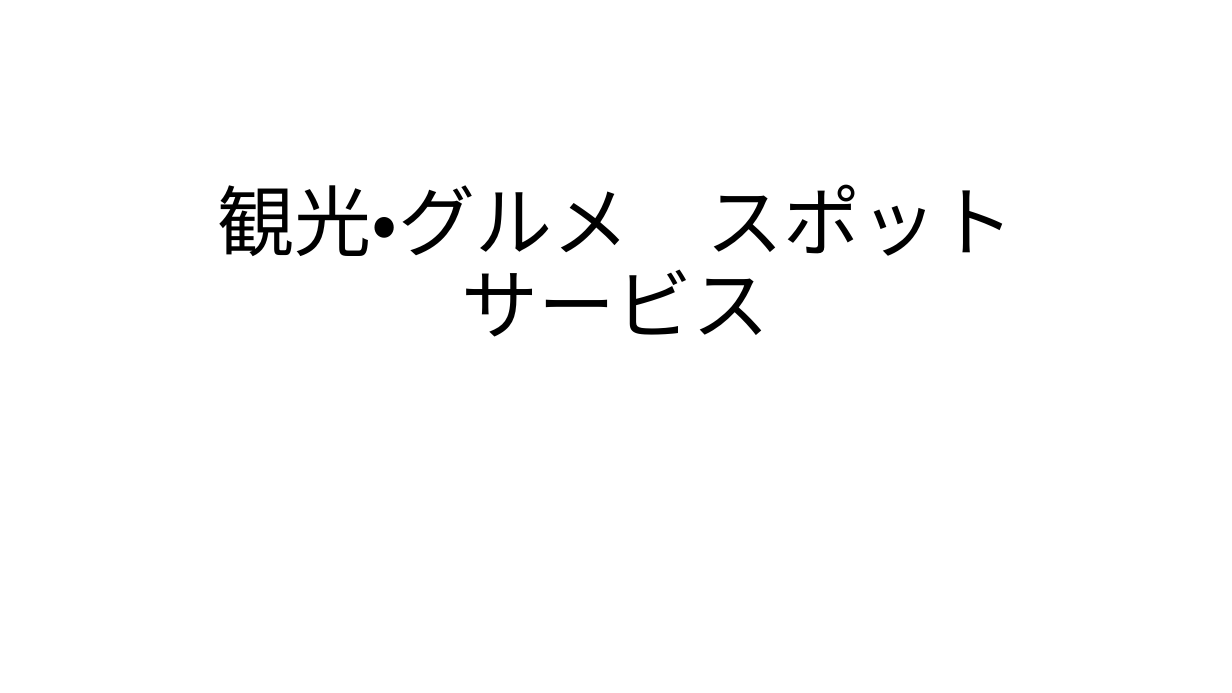
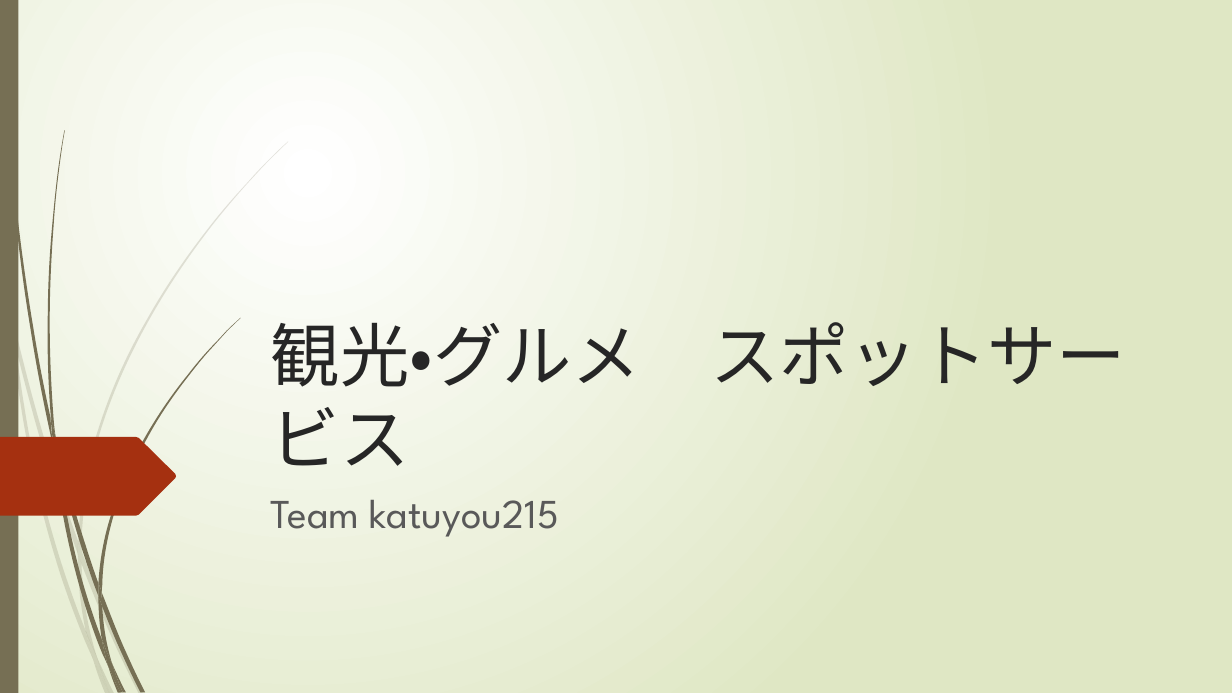
Before and after one commit to katuyou215/it2-class01-idehara, a slide deck: slide 1 of final-katuyou215/観光.pptx. Drawn at 1232x693 pixels with LibreOffice and Linux fonts; fonts in the diff are those of the drawing. Boxes give left, top, right and bottom in pixels: in the first picture for what was removed or moved away, otherwise in the second. Text is boxed around its words. In the diff, an @@ line names an element or a change of style, - is before the commit and + after.

```diff
--- a/final-katuyou215/観光.pptx
+++ b/final-katuyou215/観光.pptx
@@ background #FFFFFF to gradient #FFFFFF to #DFE8C4 @@
@@ rectangle added at (0,0,18,693), fill #766F54 @@
@@ title "観光・グルメ スポットサービス": place and size @@
-title "観光・グルメ スポットサービス" at (218,184,1014,337)
+title "観光・グルメ スポットサービス" at (271,322,1126,387)
@@ title "観光・グルメ スポットサービス" at (271,322,1126,387): size 60 to 54 pt, font Calibri to League Spartan, text colour #000000 to #262626; alignment centre to left; line spacing 0.9 to 1 @@
@@ freeform shape added at (0,437,177,516), fill #A53010 @@
@@ subtitle added at (271,500,559,537), 32 pt, text #595959 @@
+Team katuyou215
@@ group added at (0,141,288,693): 10 freeform shapes @@
@@ group added at (3,0,240,693): 12 freeform shapes @@
```
Also in this commit, not shown: 4 other slides changed.
